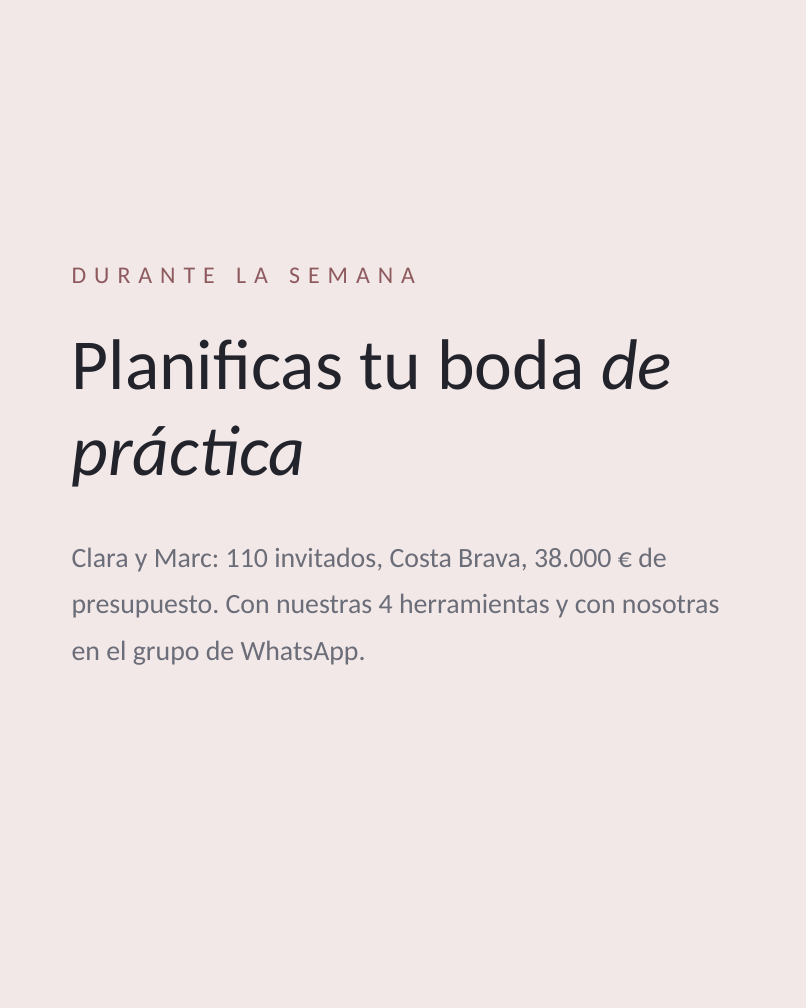
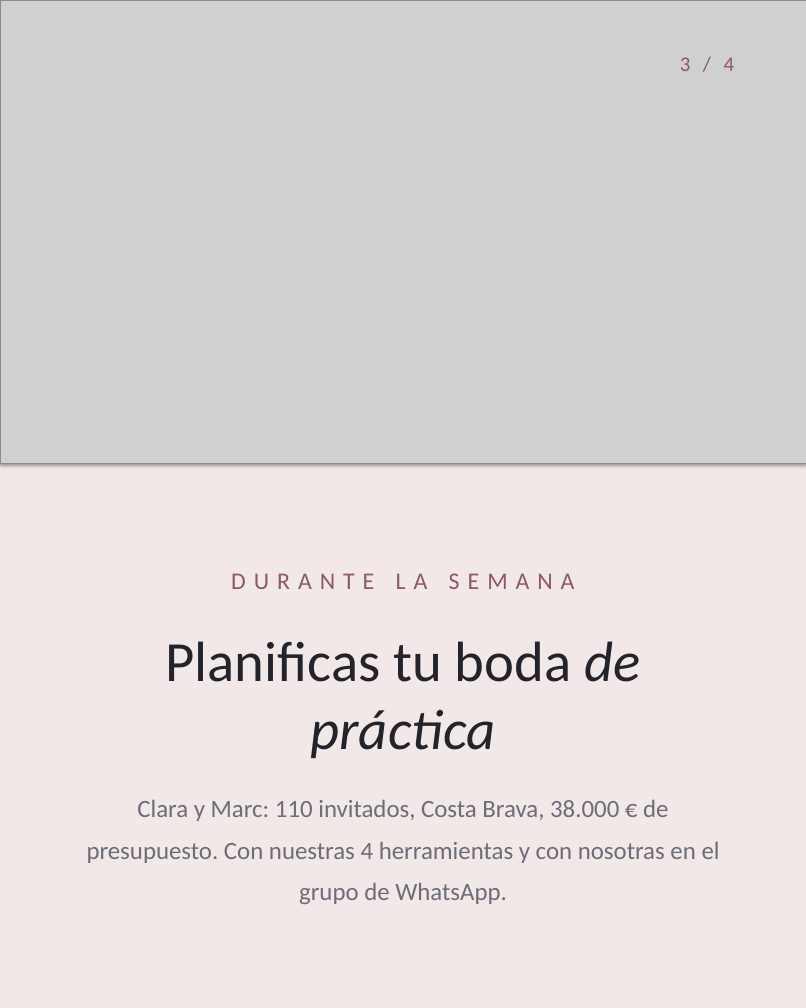
Before and after one commit to NDAEVENTS/NUBES-SCHOOL, a slide deck: slide 3 of public/ig/2026-10-31-listas/carrusel-canva.pptx. Drawn at 806x1008 pixels with LibreOffice and Linux fonts; fonts in the diff are those of the drawing; grey boxes stand for pictures. Boxes give left, top, right and bottom in pixels: in the first picture for what was removed or moved away, otherwise in the second. Text is boxed around its words. In the diff, an @@ line names an element or a change of style, - is before the commit and + after.

```diff
--- a/public/ig/2026-10-31-listas/carrusel-canva.pptx
+++ b/public/ig/2026-10-31-listas/carrusel-canva.pptx
@@ rectangle added at box(0, 0, 806, 464), fill #F3F3F5 @@
@@ picture added at box(0, 0, 806, 464) @@
@@ text added at box(680, 57, 735, 71), 21 pt, text #8E5A5E @@
+3 / 4
@@ text "DURANTE LA SEMANA": place and size @@
-text "DURANTE LA SEMANA" at box(72, 267, 719, 665)
+text "DURANTE LA SEMANA" at box(87, 573, 720, 904)
@@ text "DURANTE LA SEMANA" at box(87, 573, 720, 904): size 72 to 57 pt in "Planificas tu boda de práctica"; size 28 to 25 pt in "Clara y Marc: 110 invitados, Costa Brava, ..."; alignment left to centre; less space between paragraphs @@
```
Also in this commit, not shown: 3 other slides changed, 14 other files.
